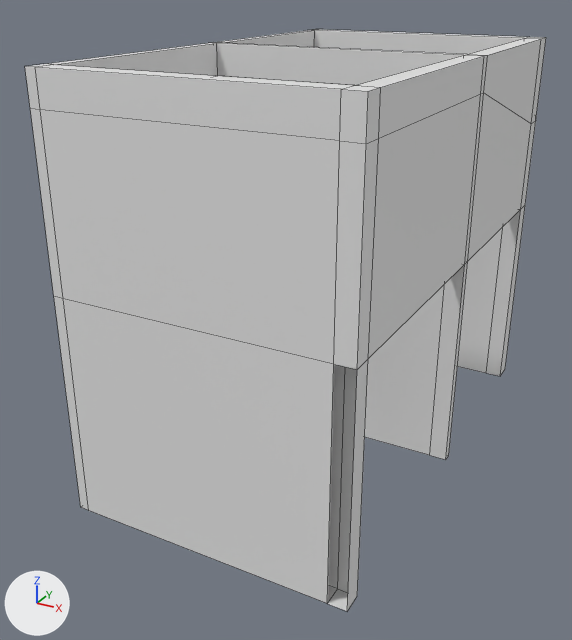
The FBX model Assets/Models/elevatorShaft.fbx as it was, and as the next commit left it.
Both versions are drawn from a camera (50 mm lens) standing at (-2.61, 3.56, 7.09) and looking at (-8.59, 14.44, 1.65). The axes (+X, +Y, +Z) are drawn at lower left. The lights are the same throughout. Mesh edges are drawn as thin lines. Where no turn or scale is listed for an object, it has been applied to the vertices.

In view in the first picture: 'ElevatorShaft'.
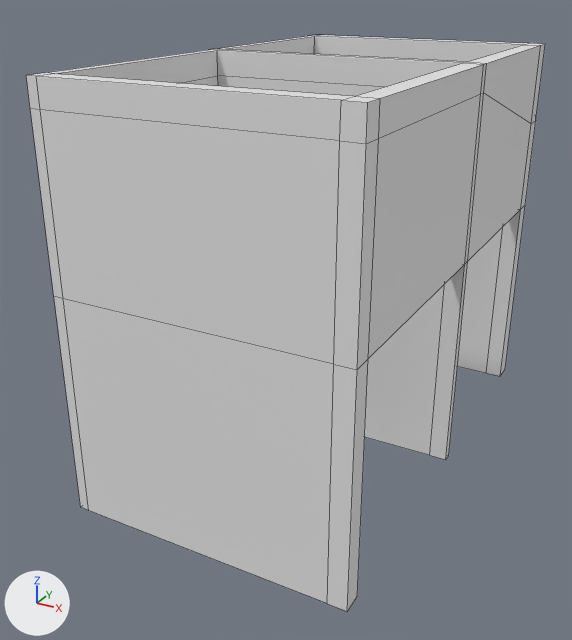
The newer file is also turned or shifted as a whole; pictures and numbers use the older file's frame.

Location of each change, [x1, y1, x2, y2] in pixels of the pictures (572 x 640 px; the box of a moved part takes in the faces that stretch with it):
'ElevatorShaft', reshaped
    before: [25, 29, 546, 611]
    after: [26, 35, 545, 611]
part 1 of me_cube_019, added
    after: [327, 364, 357, 611]
part 2 of me_cube_019, moved or reshaped
    before: [25, 29, 546, 144]
    after: [26, 35, 545, 144]

The change in detail:
me_cube_019 has 96 vertices, 99 faces and spans x -4.74..-0.06, y 10.18..18.27, z -1.71..5.04.
me_cube_019 is used by ob_elevatorshaft; location (-5.77, 0.94, 0.96).
Verts and faces of me_cube_019; kept vertices keep their numbers, new ones are numbered from 96.
Before the commit, vertices of me_cube_019: 0 (-0.35, 10.18, -1.71) at pixel (327, 603), 1 (-0.35, 10.18, 1.92) at pixel (333, 364), 2 (-0.06, 10.18, -1.71) at pixel (347, 611), 3 (-0.06, 10.18, 1.92) at pixel (357, 369).
Before the commit, vertices of me_cube_019: 72 (-0.35, 10.18, 5.04) at pixel (341, 89), 73 (-0.06, 10.18, 5.04) at pixel (368, 91), 74 (-0.35, 10.5, 5.04) at pixel (354, 85), 75 (-0.06, 10.5, 5.04) at pixel (380, 87), 76 (-4.57, 10.5, 5.04) at pixel (53, 64).
Before the commit, vertices of me_cube_019: 77 (-4.57, 10.18, 5.04) at pixel (35, 67), 78 (-0.35, 14.29, 5.04) at pixel (463, 55), 79 (-0.06, 14.29, 5.04) at pixel (484, 55), 80 (-0.35, 14.45, 5.04) at pixel (467, 54), 81 (-0.06, 14.45, 5.04) at pixel (487, 55).
Before the commit, vertices of me_cube_019: 82 (-4.57, 14.45, 5.04) at pixel (222, 42), 83 (-4.57, 14.29, 5.04) at pixel (216, 43), 84 (-0.35, 17.88, 5.04) at pixel (524, 38), 85 (-0.06, 17.88, 5.04) at pixel (541, 38), 86 (-0.35, 18.27, 5.04) at pixel (529, 36).
Before the commit, vertices of me_cube_019: 87 (-0.06, 18.27, 5.04) at pixel (546, 37), 88 (-4.57, 18.27, 5.04) at pixel (323, 29), 89 (-4.57, 17.88, 5.04) at pixel (314, 30), 90 (-4.74, 10.5, 5.04) at pixel (43, 63), 91 (-4.74, 10.18, 5.04) at pixel (24, 66).
Before the commit, vertices of me_cube_019: 92 (-4.74, 14.45, 5.04) at pixel (213, 42), 93 (-4.74, 14.29, 5.04) at pixel (208, 42), 94 (-4.74, 18.27, 5.04) at pixel (315, 29), 95 (-4.74, 17.88, 5.04) at pixel (307, 30).
Part 1, on me_cube_019:
New faces: (0, 2, 3, 1) (mat_material_003 (white #e7e7e7)).
Part 2, on me_cube_019:
Vertices 72 to 95 move by (0.0, 0.0, -0.11).
